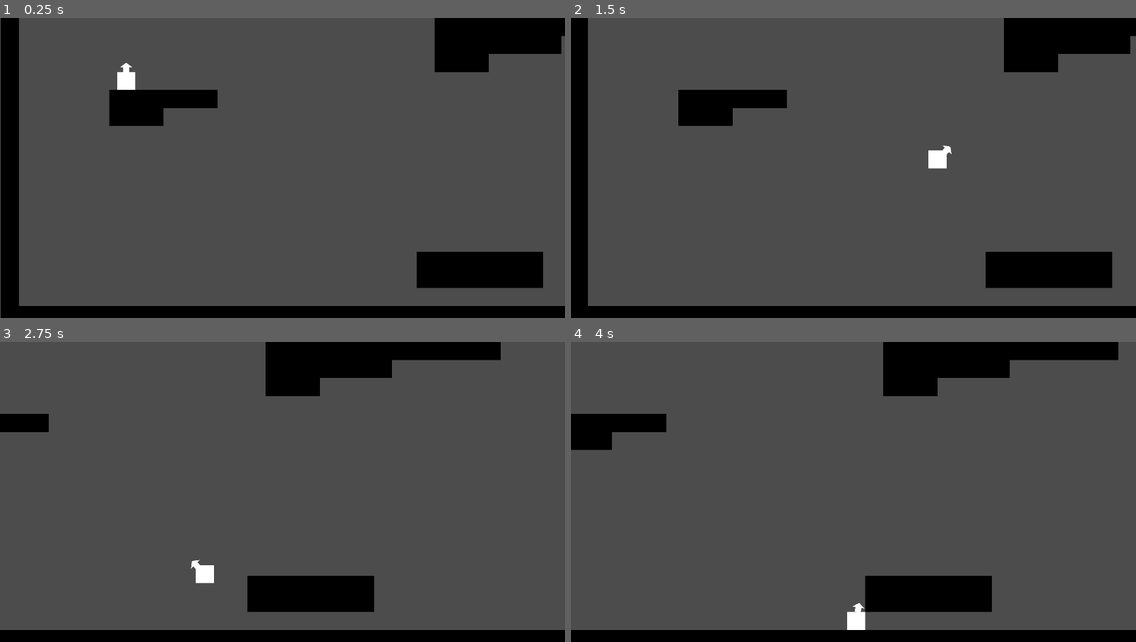
Above: before the commit, frames 1-4 (two rows, left to right).
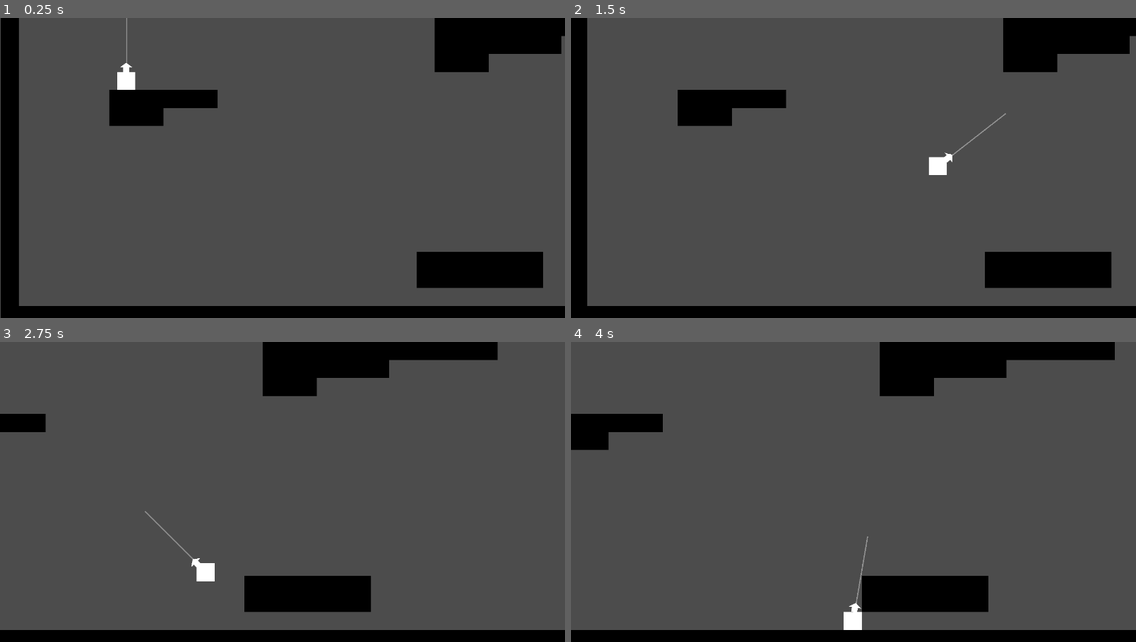
Above: after the commit, the same moments.

Repository: cjsweeten101/dws
Game: Godot game, scene res://Levels/TestingLevel.tscn
Two runs of this game, one before a commit and one after it. Both use one fixed random seed, a clock stepped at 60 frames per second and the inputs below.
Inputs:
- Up to frame 1 (0.25 s): no input
- Up to frame 2 (1.5 s): tap Enter (action) at 0.5, 0.6, 1.35 s; hold D (right) from 0.53 s (still down)
- Up to frame 3 (2.75 s): release D (right) at 2.03 s; hold A (left) from 2.03 s (still down); tap Enter (action) at 2.1 s
- Up to frame 4 (4 s): release A (left) at 2.78 s; hold D (right) from 2.78 s (still down); tap Enter (action) at 2.85, 3.6 s

The runs differ from the first frame. In frame 1, less than 0.1% of the frame differs, in the area x 22-23%, y 0-16%; in frame 2, 0.5%; in frame 3, 0.5%; in frame 4, 0.6%, in the area x 6-97%, y 0-97%.

Commit message:
add lerp to swing aim, bit jank but ok

Diff:
--- a/Player/Player.gd
+++ b/Player/Player.gd
@@ -14,8 +14,9 @@
 var grapple_cooled_down = true
 var grapple_angle
 var elasticity = .10
-var grapple_boost = Vector2(1.2,1.4)
+var grapple_boost = Vector2(1.3,1.5)
 var initial_grapple
+var just_released = true
 
 func ready():
 	current_speed = move_and_slide(gravity, UP)
@@ -69,9 +70,14 @@
 func set_grapple_direction():
 
 	if grappled:
+		just_released = true
 		$GrappleCast.rotation_degrees = (grapple_point - global_position).normalized().angle()*180/PI - 90
 	else:
-		$GrappleCast.rotation_degrees = 180 + current_speed.x/max_speed*(45)
+		if just_released:
+				$GrappleCast.rotation_degrees = 180 + current_speed.x/max_speed*(45)
+				just_released = false
+		else:
+			$GrappleCast.rotation_degrees = lerp($GrappleCast.rotation_degrees, 180 + current_speed.x/max_speed*(45), .2)
 
 func reel_in():
 	var grapple_vector = (grapple_point - global_position)
@@ -96,12 +102,14 @@
 
 func set_grappled(booly):
 	if booly == true:
+		$GrappleCast/AimingSprite.visible = false
 		current_speed.y *= elasticity
 		grapple_point = $GrappleCast.get_collision_point()
 		grappled = true
 		$GrappleSprite.visible = true
 		initial_grapple = global_position - grapple_point
 	elif booly == false:
+		$GrappleCast/AimingSprite.visible = true
 		$GrappleCast/ArrowSprite.position = Vector2(0.095701, 36.381802)
 		current_speed *= grapple_boost
 		grappled = false
--- a/Player/Player.tscn
+++ b/Player/Player.tscn
@@ -1,16 +1,17 @@
-[gd_scene load_steps=6 format=2]
+[gd_scene load_steps=7 format=2]
 
 [ext_resource path="res://Player/Player.gd" type="Script" id=1]
 [ext_resource path="res://Player/default_square.png" type="Texture" id=2]
-[ext_resource path="res://Player/default_arrow.png" type="Texture" id=3]
-[ext_resource path="res://Player/default_grapple.png" type="Texture" id=4]
+[ext_resource path="res://Player/aiming_sprite.png" type="Texture" id=3]
+[ext_resource path="res://Player/default_arrow.png" type="Texture" id=4]
+[ext_resource path="res://Player/default_grapple.png" type="Texture" id=5]
 
 [sub_resource type="RectangleShape2D" id=1]
 
 custom_solver_bias = 0.0
 extents = Vector2( 24, 24 )
 
-[node name="Player" type="KinematicBody2D" index="0"]
+[node name="Player" type="KinematicBody2D"]
 
 input_pickable = false
 collision_layer = 1
@@ -39,12 +40,23 @@
 collision_mask = 1
 _sections_unfolded = [ "Transform" ]
 
-[node name="ArrowSprite" type="Sprite" parent="GrappleCast" index="0"]
+[node name="AimingSprite" type="Sprite" parent="GrappleCast" index="0"]
+
+modulate = Color( 1, 1, 1, 0.392157 )
+position = Vector2( 0.0957031, 36.3818 )
+rotation = 3.14159
+scale = Vector2( 10, -0.75 )
+z_index = -1
+texture = ExtResource( 3 )
+centered = false
+_sections_unfolded = [ "Offset", "Transform", "Visibility", "Z Index" ]
+
+[node name="ArrowSprite" type="Sprite" parent="GrappleCast" index="1"]
 
 position = Vector2( 0.0957012, 36.3818 )
 scale = Vector2( -10, -0.75 )
 z_index = -1
-texture = ExtResource( 3 )
+texture = ExtResource( 4 )
 _sections_unfolded = [ "Transform", "Z Index" ]
 
 [node name="GrappleSprite" type="Sprite" parent="." index="3"]
Not shown: 1 places in Player/Player.tscn that only renumber resources
Binary file added: Player/aiming_sprite.png
Not shown, added: Player/aiming_sprite.png.import
